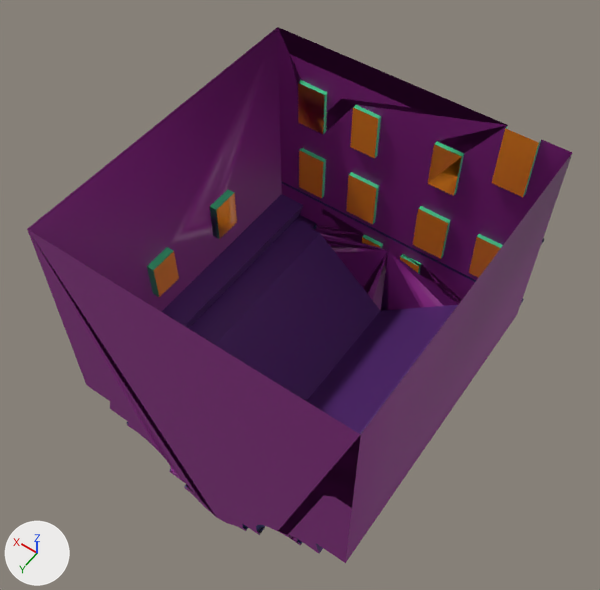
Before and after pictures for a commit that changed the FBX model Assets/Models/Buildings/Radom/Budynki/Dom Gąski/Dom Gąski Tier 3.fbx.
The view is the same before and after, from a camera (50 mm lens) standing at (-2.97, 4.25, 5.15) and looking at (0.17, -0.14, -1.75). The lights are fixed; the arrows at lower left show +X, +Y and +Z. Where no turn or scale is listed for an object, it has been applied to the vertices.

Before the edit, the objects in view are built like this:
```python
mat_mat = bpy.data.materials.new('Mat')
mat_mat.use_nodes = True; mat_mat.node_tree.nodes.clear()
_N = mat_mat.node_tree.nodes; _L = mat_mat.node_tree.links
n0 = _N.new('ShaderNodeBsdfPrincipled'); n0.name = 'Principled BSDF'
n0.inputs[2].default_value = 0.434  # 'Roughness'
n1 = _N.new('ShaderNodeOutputMaterial'); n1.name = 'Material Output'
n2 = _N.new('ShaderNodeTexImage'); n2.name = 'Image Texture'
n2.image = img_paleta_png
n3 = _N.new('ShaderNodeUVMap'); n3.name = 'UV Map'
n4 = _N.new('ShaderNodeMapping'); n4.name = 'Mapping'
n4.vector_type = 'TEXTURE'
n4.inputs[1].default_value = (0.0, -1.0, 0.0)  # 'Location'
_L.new(n3.outputs[0], n4.inputs[0])  # 'UV' to 'Vector'
_L.new(n4.outputs[0], n2.inputs[0])  # 'Vector' to 'Vector'
_L.new(n2.outputs[0], n0.inputs[0])  # 'Color' to 'Base Color'
_L.new(n2.outputs[1], n0.inputs[4])  # 'Alpha' to 'Alpha'
_L.new(n0.outputs[0], n1.inputs[0])  # 'BSDF' to 'Surface'
me_mesh = bpy.data.meshes.new('Mesh')
me_mesh.from_pydata(...)  # 306 vertices, 465 faces; spans x -1.68..1.66, y -1.89..1.72, z -3.72..-0.02
me_mesh.materials.append(mat_mat)
ob_dom_gąski_w_radomiu_2 = bpy.data.objects.new('dom_gąski_w_radomiu_2', me_mesh)
ob_dom_gąski_w_radomiu_2.location = (0.0, 0.0, 0.0)
```
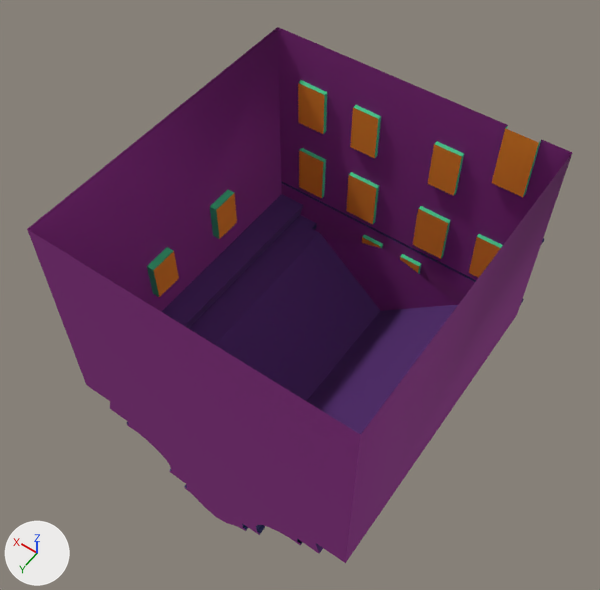
The newer file is also rescaled (x0.00881), turned or shifted as a whole; pictures and numbers use the older file's frame.

Edits to the scene script, one JSON object a line:
```json
{"block": "mat_mat", "where": "n0 = _N.new('ShaderNodeBsdfPrincipled'); n0.name = 'Principled BSDF'"}
{"op": "set", "path": "n0.inputs[2].default_value", "old": "0.434", "new": "1.0", "note": "'Roughness'"}
{"block": "mat_mat", "where": "n2 = _N.new('ShaderNodeTexImage'); n2.name = 'Image Texture'"}
{"op": "remove", "block": "mat_mat", "code": "n3 = _N.new('ShaderNodeUVMap'); n3.name = 'UV Map'"}
{"op": "remove", "block": "mat_mat", "code": "n4 = _N.new('ShaderNodeMapping'); n4.name = 'Mapping'"}
{"op": "remove", "block": "mat_mat", "code": "n4.vector_type = 'TEXTURE'"}
{"op": "remove", "block": "mat_mat", "code": "n4.inputs[1].default_value = (0.0, -1.0, 0.0)  # 'Location'"}
{"op": "remove", "block": "mat_mat", "code": "_L.new(n3.outputs[0], n4.inputs[0])  # 'UV' to 'Vector'"}
{"op": "remove", "block": "mat_mat", "code": "_L.new(n4.outputs[0], n2.inputs[0])  # 'Vector' to 'Vector'"}
{"op": "remove", "block": "mat_mat", "code": "_L.new(n2.outputs[1], n0.inputs[4])  # 'Alpha' to 'Alpha'"}
{"block": "me_mesh", "where": "# used by ob_dom_gąski_w_radomiu_2; location = (0.0, 0.0, 0.0)"}
{"op": "remove", "block": "me_mesh", "code": "me_mesh.from_pydata(...)  # 306 vertices, 465 faces; spans x -1.68..1.66, y -1.89..1.72, z -3.72..-0.02"}
{"op": "add", "block": "me_mesh", "code": "me_mesh.from_pydata(...)  # 302 vertices, 458 faces; spans x -1.68..1.66, y -1.89..1.72, z -3.72..-0.02"}
{"block": "me_mesh", "change": "me_mesh part 1"}
{"block": "me_mesh", "change": "4 vertices are removed from x -1.38..1.37, y -1.71, z -2.7..-2.5"}
{"block": "me_mesh", "change": "201 faces are deleted"}
{"block": "me_mesh", "change": "194 new faces join them"}
{"block": "me_mesh", "change": "me_mesh part 2: 6 kept faces spanning x -1.02..0.64, y -1.82, z -1.13..-0.02 get new texture (UV) coordinates"}
```

What differs and where, as boxes (x1, y1, x2, y2) in the pictures (600 x 590 px; the box of a moved part takes in the faces that stretch with it):
```json
{"object": "dom_gąski_w_radomiu_2", "change": "surface changed", "before": [37, 27, 572, 545], "after": [37, 27, 572, 545]}
{"part": 1, "of": "me_mesh", "change": "moved or reshaped", "before": [27, 27, 544, 545], "after": [27, 27, 544, 545]}
{"part": 2, "of": "me_mesh", "change": "surface changed", "before": [358, 105, 508, 179], "after": [358, 105, 508, 179], "on screen": "black to purple"}
```
